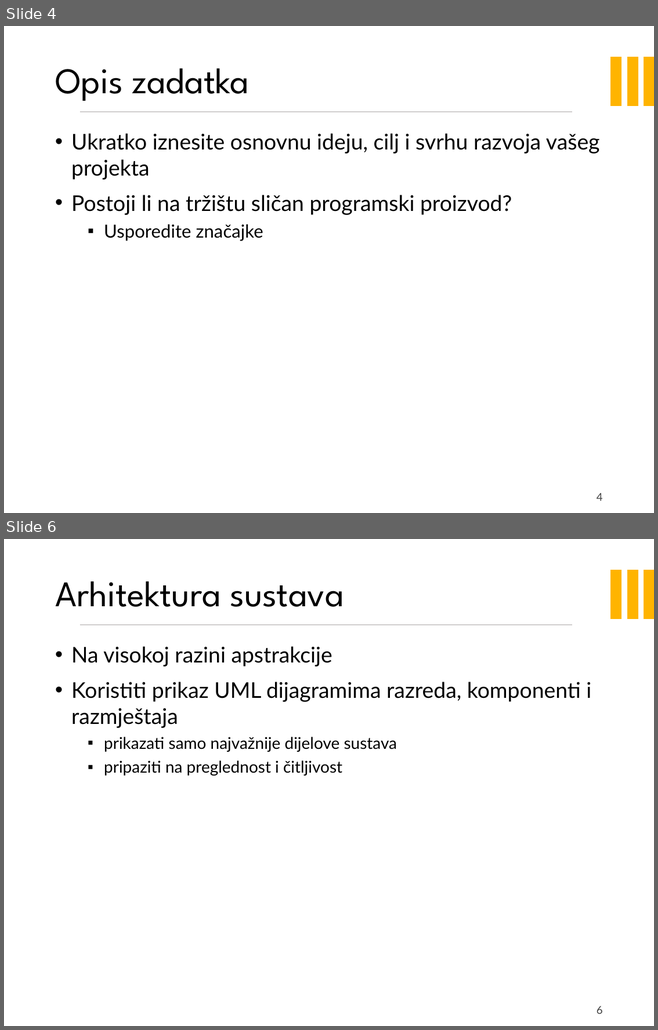
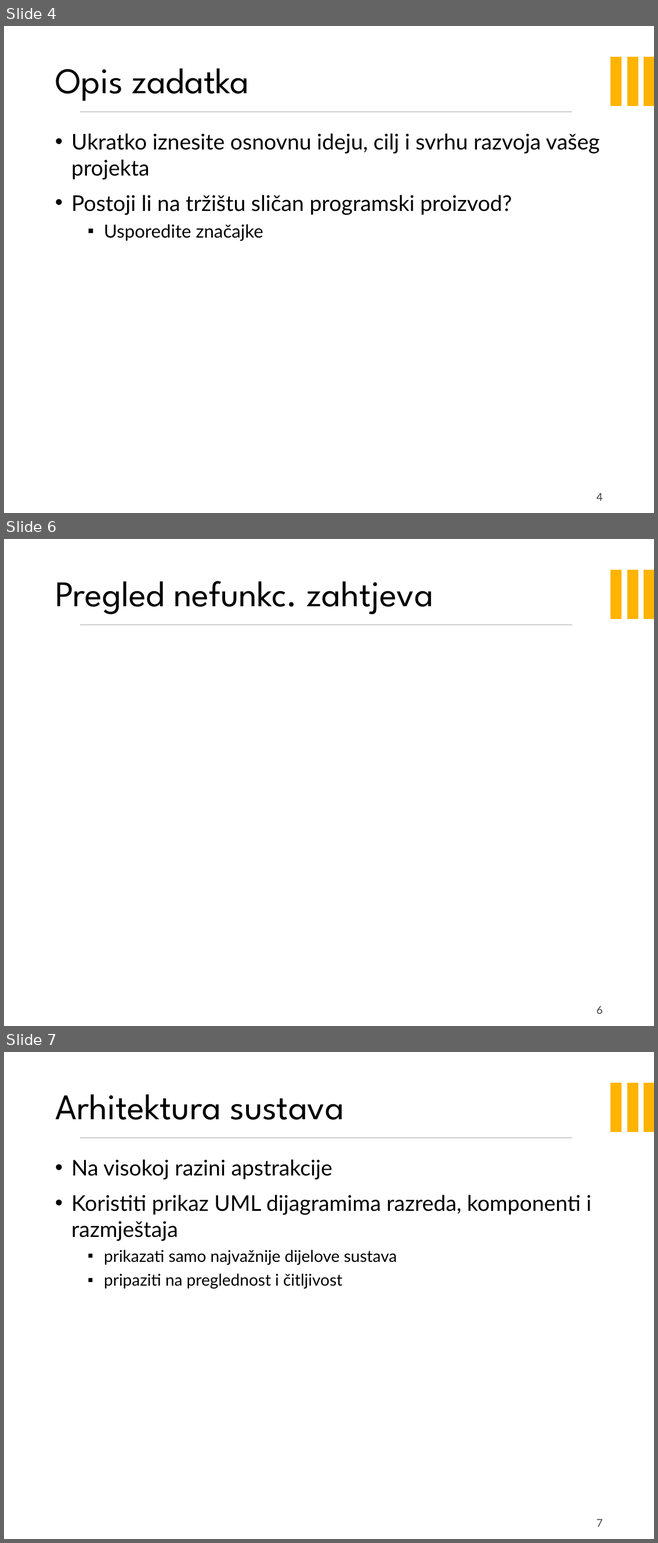
Before and after one commit to doms911/posterized, a slide deck: PROGI_2023_Posterized_prezentacija.pptx. Shown one above the other, each under a label of ours: slides 4 and 6 before the commit, slides 4, 6 and 7 after it; the slides between them are not shown. The pictures are 658x1030 and 658x1543 pixels, drawn with LibreOffice and Linux fonts; fonts in the diff are those of the drawing; background and template pictures are left out. Boxes give left, top, right and bottom in pixels: in the first picture for what was removed or moved away, otherwise in the second. Text is boxed around its words. In the diff, an @@ line names an element or a change of style, - is before the commit and + after.

```diff
--- a/PROGI_2023_Posterized_prezentacija.pptx
+++ b/PROGI_2023_Posterized_prezentacija.pptx
@@ slide 6 added at <box>4,539,654,1026</box>, background picture (left out); not listed: 4 template elements that a slide beside it also shows @@
@@ title added at <box>55,581,433,614</box>, 40 pt, text #000000 @@
+Pregled nefunkc. zahtjeva
@@ page number added at <box>596,1006,603,1014</box>, 12 pt, text #404040 @@
+6
@@ what was slide 6 is now slide 7 @@
@@ page number at <box>596,1519,603,1527</box>: text changed @@
-6
+7
```
Also in this commit, not shown: 1 other slide added, 1 slide removed.
